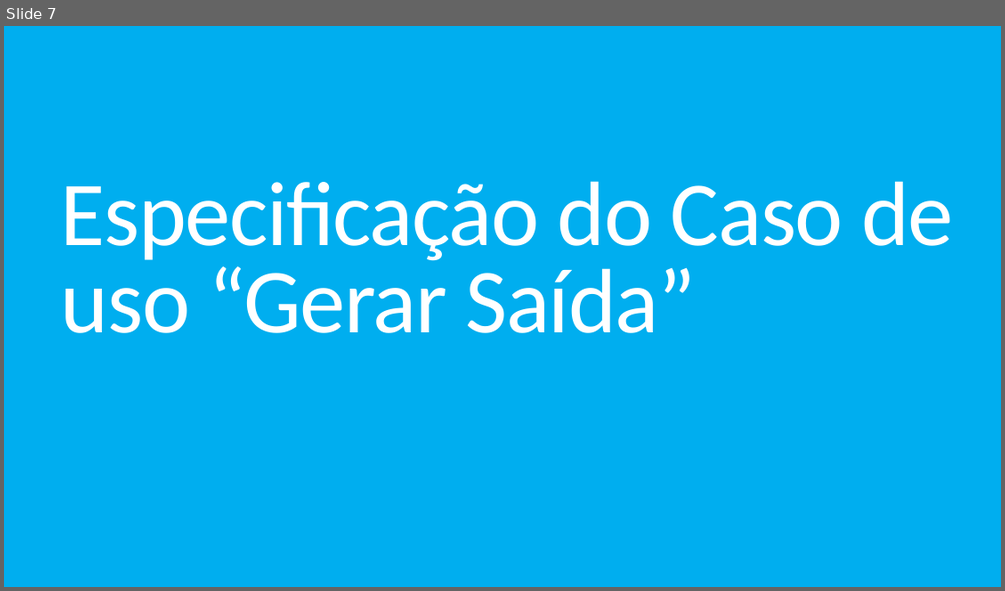
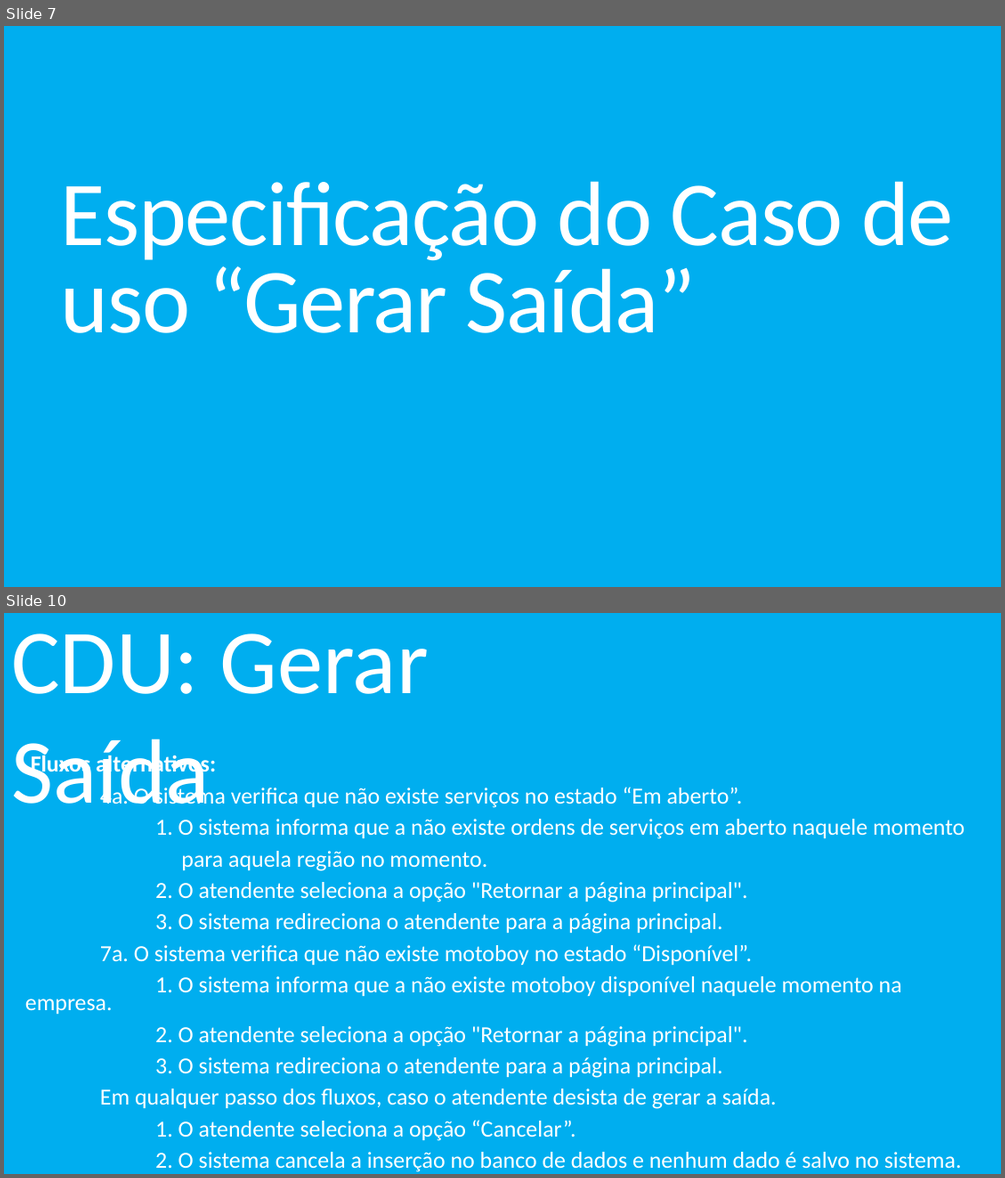
Before and after one commit to DouglasCPioC/engenharia-de-software-loja-de-motoboy, a slide deck: Slide/Projeto de uma empresa de motoboy.pptx. Shown one above the other, each under a label of ours: slide 7 before the commit, slides 7 and 10 after it; the slides between them are not shown. The pictures are 1005x591 and 1005x1178 pixels, drawn with LibreOffice and Linux fonts; fonts in the diff are those of the drawing. Boxes give left, top, right and bottom in pixels: in the first picture for what was removed or moved away, otherwise in the second. Text is boxed around its words. In the diff, an @@ line names an element or a change of style, - is before the commit and + after.

```diff
--- a/Slide/Projeto de uma empresa de motoboy.pptx
+++ b/Slide/Projeto de uma empresa de motoboy.pptx
@@ slide 10 added at [4,613,1001,1174], background #00AEEF @@
@@ text added at [11,633,428,824], 88 pt, text #FFFFFF @@
+CDU: Gerar Saída
@@ subtitle added at [25,753,964,1172], 22.2 pt, text #FFFFFF @@
+Fluxos alternativos:
+4a. O sistema verifica que não existe serviços no estado “Em aberto”.
+1. O sistema informa que a não existe ordens de serviços em aberto naquele momento
+para aquela região no momento.
+2. O atendente seleciona a opção "Retornar a página principal".
+3. O sistema redireciona o atendente para a página principal.
+7a. O sistema verifica que não existe motoboy no estado “Disponível”.
+1. O sistema informa que a não existe motoboy disponível naquele momento na empresa.
+2. O atendente seleciona a opção "Retornar a página principal".
+3. O sistema redireciona o atendente para a página principal.
+Em qualquer passo dos fluxos, caso o atendente desista de gerar a saída.
+1. O atendente seleciona a opção “Cancelar”.
+2. O sistema cancela a inserção no banco de dados e nenhum dado é salvo no sistema.
```
Also in this commit, not shown: 1 slide changed, 9 other slides added, 1 slide removed.
